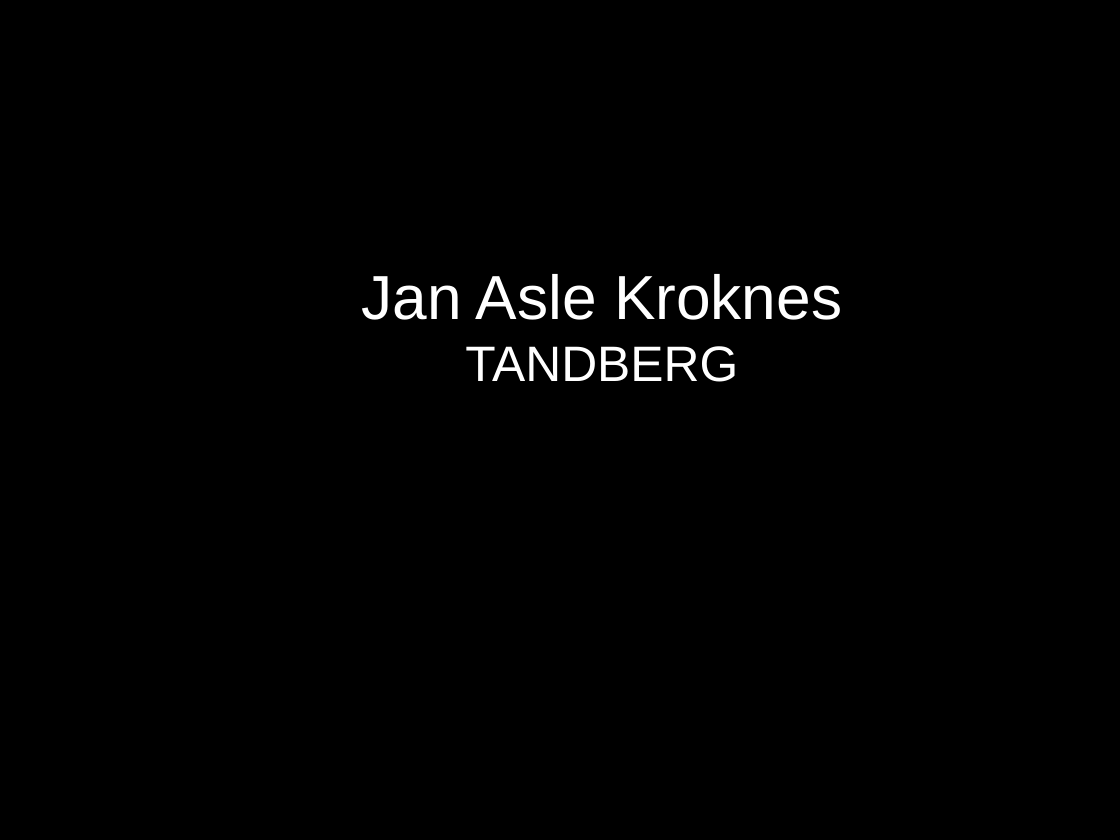
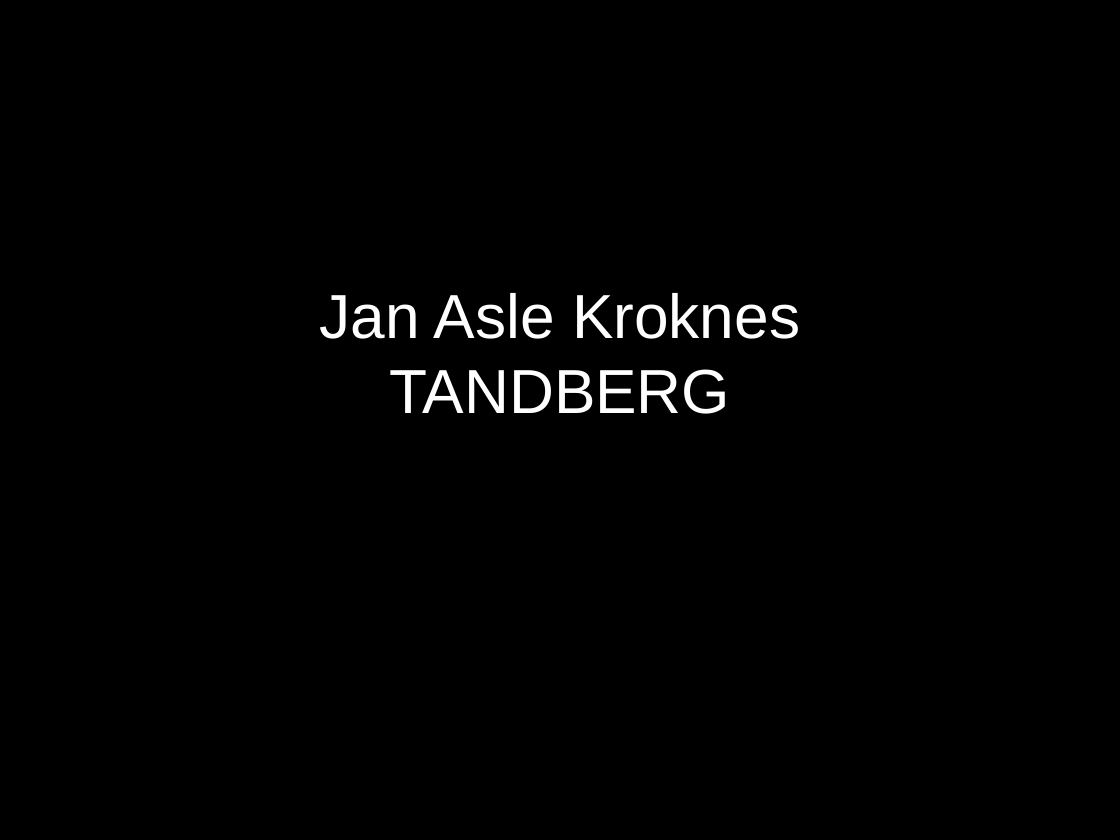
Before and after one commit to janasle/javabin-saml-demo, a slide deck: slide 2 of notes/javabin_saml.ppt. Drawn at 1120x840 pixels with LibreOffice and Linux fonts; fonts in the diff are those of the drawing. Boxes give left, top, right and bottom in pixels: in the first picture for what was removed or moved away, otherwise in the second. Text is boxed around its words. In the diff, an @@ line names an element or a change of style, - is before the commit and + after.

```diff
--- a/notes/javabin_saml.ppt
+++ b/notes/javabin_saml.ppt
@@ text "Jan Asle Kroknes": place and size @@
-text "Jan Asle Kroknes" at bbox=[362, 274, 842, 382]
+text "Jan Asle Kroknes" at bbox=[320, 293, 800, 414]
@@ text "Jan Asle Kroknes" at bbox=[320, 293, 800, 414]: vertical alignment top to middle @@
@@ text at bbox=[390, 369, 731, 414]: size 32 to 40 pt in "TANDBERG" @@
```
Also in this commit, not shown: 11 other slides changed, 6 slides added, 2 slides removed, 23 other files.
